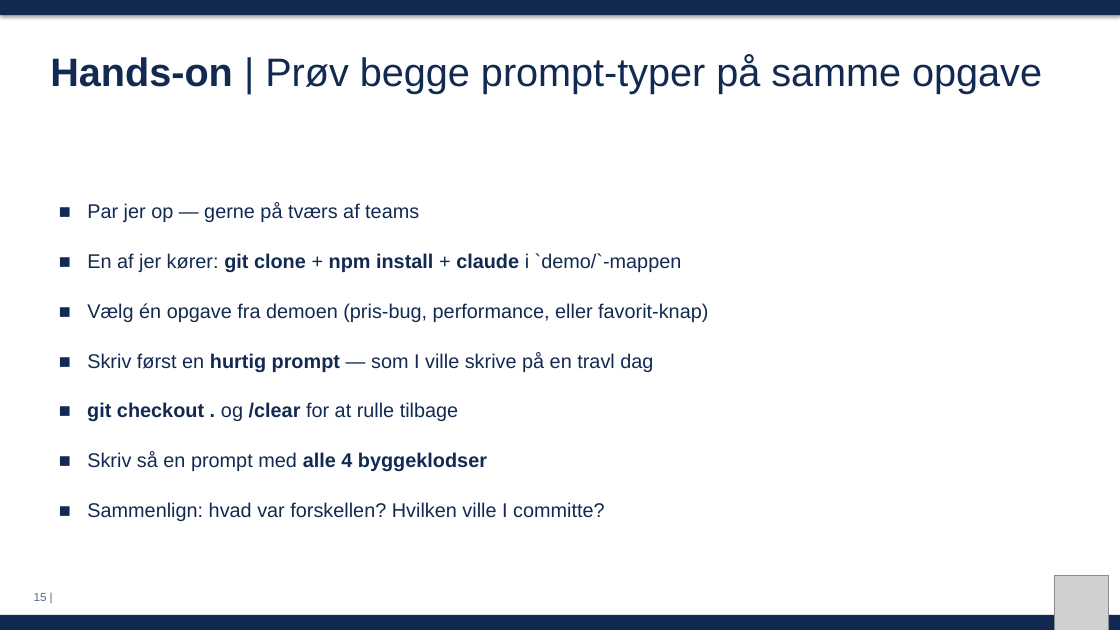
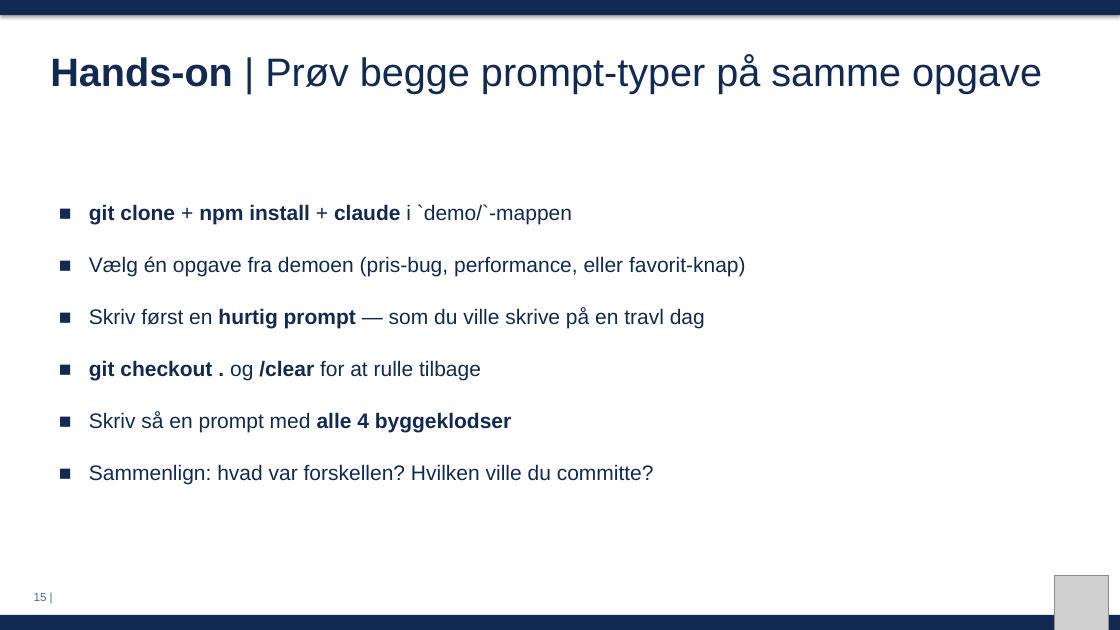
Before and after one commit to MatiasGramkow/EDCxClaudeWorkshop, a slide deck: slide 15 of slides/session1.pptx. Drawn at 1120x630 pixels with LibreOffice and Linux fonts; fonts in the diff are those of the drawing; grey boxes stand for pictures. Boxes give left, top, right and bottom in pixels: in the first picture for what was removed or moved away, otherwise in the second. Text is boxed around its words. In the diff, an @@ line names an element or a change of style, - is before the commit and + after.

```diff
--- a/slides/session1.pptx
+++ b/slides/session1.pptx
@@ text at <box>89,204,572,225</box>: text changed; size 17 to 18 pt; bold on @@
-■ Par jer op — gerne på tværs af teams
-■ En af jer kører: git clone + npm install + claude i `demo/`-mappen
+■ git clone + npm install + claude i `demo/`-mappen
@@ text at <box>89,256,746,433</box>: size 17 to 18 pt in "■ Vælg én opgave fra demoen (pris-bug, ...", "■ git checkout . og /clear for ...", "■ Skriv så en prompt med alle ..." @@
@@ text at <box>89,308,705,329</box>: text changed; size 17 to 18 pt @@
-■ Skriv først en hurtig prompt — som I ville skrive på en travl dag
+■ Skriv først en hurtig prompt — som du ville skrive på en travl dag
@@ text at <box>89,464,654,485</box>: text changed; size 17 to 18 pt @@
-■ Sammenlign: hvad var forskellen? Hvilken ville I committe?
+■ Sammenlign: hvad var forskellen? Hvilken ville du committe?
```
Also in this commit, not shown: 3 other slides changed, 2 other files.
